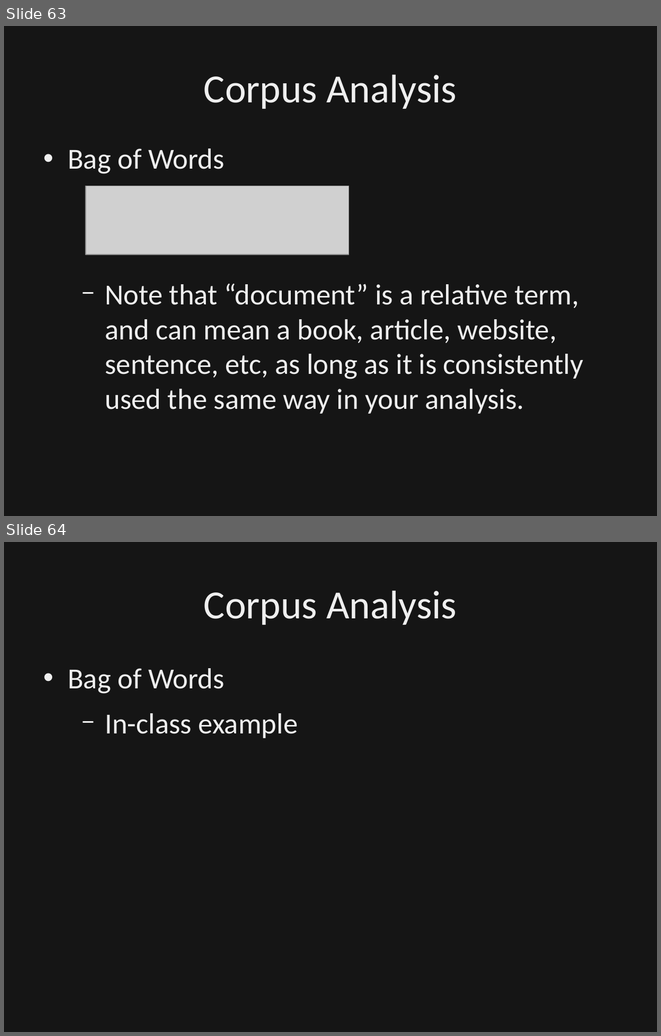
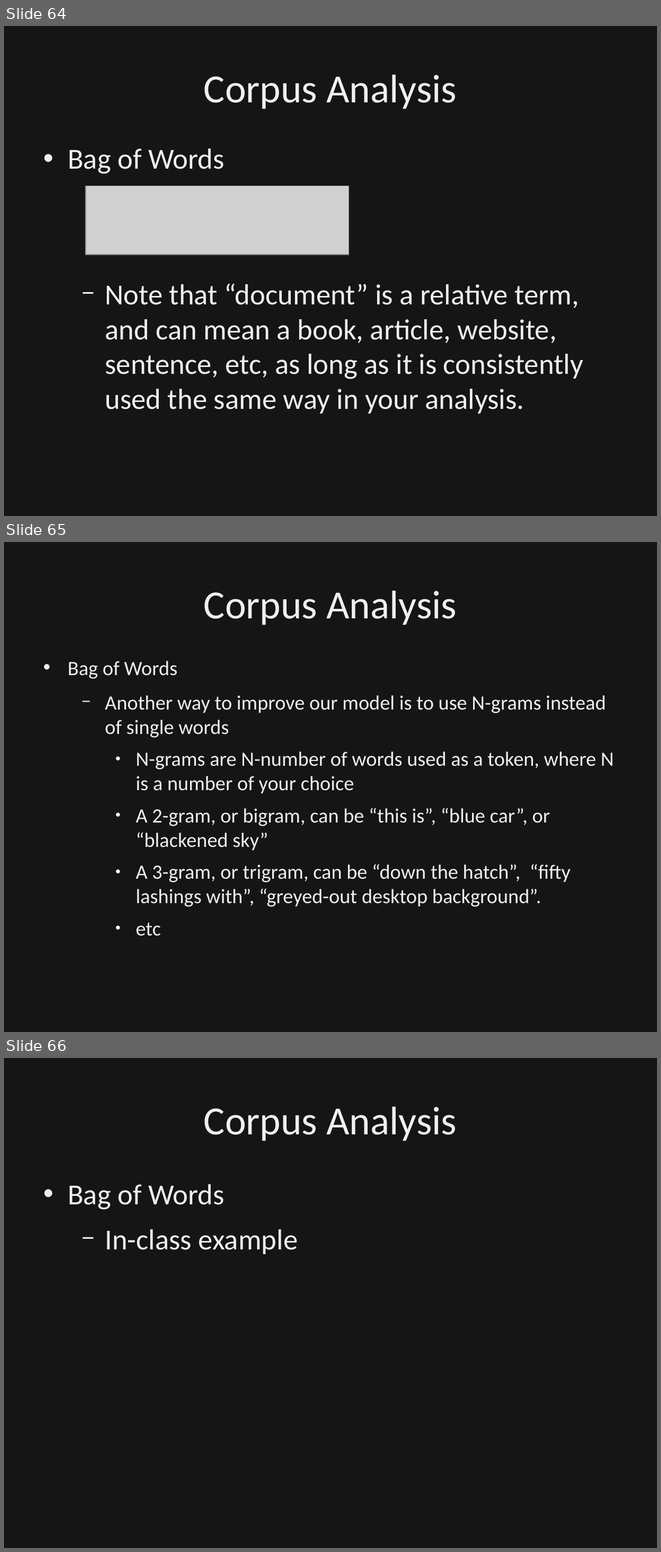
Before and after one commit to dbowmans46/PracticalProgramming, a slide deck: Session 7 - Python/Instructional Material/Session 7 - Python Brief Intro to NLP.odp. Shown one above the other, each under a label of ours: slides 63 and 64 before the commit, slides 64, 65 and 66 after it. The pictures are 661x1036 and 661x1552 pixels, drawn with LibreOffice and Linux fonts; fonts in the diff are those of the drawing; grey boxes stand for pictures; background and template pictures are left out; a plain dark background stands for a picture behind light text. Boxes give left, top, right and bottom in pixels: in the first picture for what was removed or moved away, otherwise in the second. Text is boxed around its words. In the diff, an @@ line names an element or a change of style, - is before the commit and + after.

Commit message:
Added details and more slides for bag of words method.  Added example code for simple bag of words method.

```diff
--- a/Session 7 - Python/Instructional Material/Session 7 - Python Brief Intro to NLP.odp
+++ b/Session 7 - Python/Instructional Material/Session 7 - Python Brief Intro to NLP.odp
@@ slide 65 added at [4, 542, 657, 1032], background picture (left out) @@
@@ rectangle added at [4, 542, 657, 1032], fill #000000 at 50% opacity, outline #000000 0 pt @@
@@ title added at [204, 590, 457, 625], 44 pt, text #EFEFEF @@
+Corpus Analysis
@@ text added at [68, 661, 614, 936], 22.4 pt, text #EFEFEF @@
+• Bag of Words
+  − Another way to improve our model is to use N-grams instead of single words
+    ● N-grams are N-number of words used as a token, where N is a number of your choice
+    ● A 2-gram, or bigram, can be “this is”, “blue car”, or “blackened sky”
+    ● A 3-gram, or trigram, can be “down the hatch”, “fifty lashings with”, “greyed-out desktop background”.
+    ● etc
@@ what was slide 63 is now slide 64 @@
@@ what was slide 64 is now slide 66 @@
```
Also in this commit, not shown: 1 slide changed, 1 other slide added, 1 other file.
